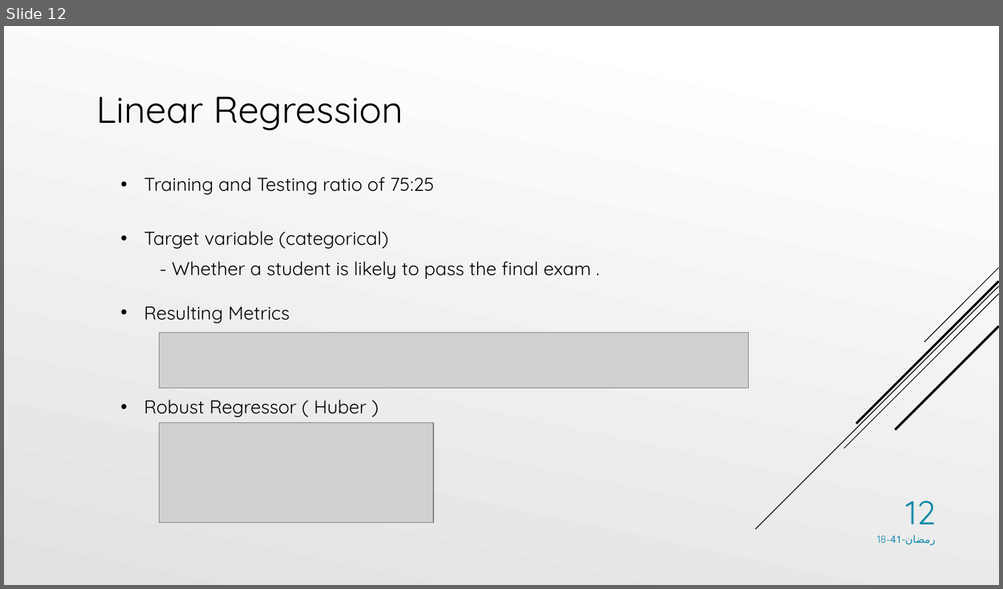
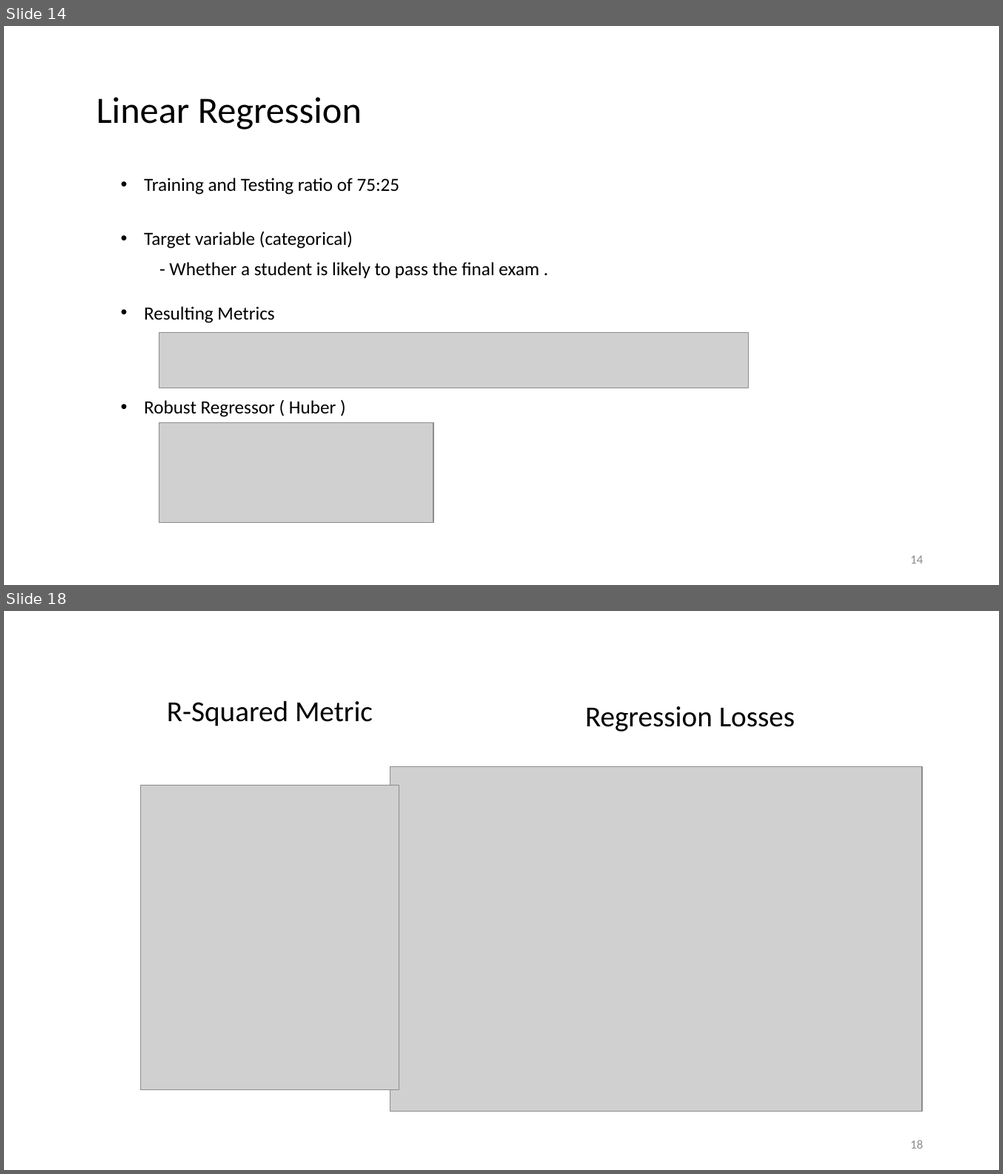
Before and after one commit to AdelAltuwaijri/StudentsPerformanceAnalysis, a slide deck: Student Performance Analysis Project.pptx. Shown one above the other, each under a label of ours: slide 12 before the commit, slides 14 and 18 after it; the slides between them are not shown. The pictures are 1003x589 and 1003x1174 pixels, drawn with LibreOffice and Linux fonts; fonts in the diff are those of the drawing; grey boxes stand for pictures. Boxes give left, top, right and bottom in pixels: in the first picture for what was removed or moved away, otherwise in the second. Text is boxed around its words. In the diff, an @@ line names an element or a change of style, - is before the commit and + after.

```diff
--- a/Student Performance Analysis Project.pptx
+++ b/Student Performance Analysis Project.pptx
@@ slide 18 added at <box>4,611,999,1170</box>, background #FFFFFF @@
@@ text added at <box>167,701,373,726</box>, 28 pt, text #000000 @@
+R-Squared Metric
@@ title added at <box>585,706,795,732</box>, 28 pt, text #000000 @@
+Regression Losses
@@ picture added at <box>141,786,398,1091</box> @@
@@ picture added at <box>390,767,922,1113</box> @@
@@ page number added at <box>910,1140,922,1149</box>, 12 pt, text #8C8C8C @@
+18
@@ what was slide 12 is now slide 14 @@
@@ slide 14 changed as well @@
@@ background gradient #FFFFFF to #E1E1E1 to #FFFFFF @@
@@ font Quicksand to Calibri in 6 elements at <box>144,178,400,195</box>, <box>96,97,361,130</box>, <box>144,400,336,417</box>, <box>144,306,274,323</box>, <box>144,231,353,249</box>, <box>169,262,539,278</box> @@
@@ group removed at <box>755,268,999,530</box>: 5 lines @@
@@ page number removed at <box>905,501,935,525</box> @@
-12
@@ text removed at <box>876,535,935,546</box> @@
-18-رمضان-41
@@ page number added at <box>910,556,922,564</box>, 12 pt, text #8C8C8C @@
+14
```
Also in this commit, not shown: 12 other slides changed, 6 other slides added, 1 slide removed, 7 other files.
